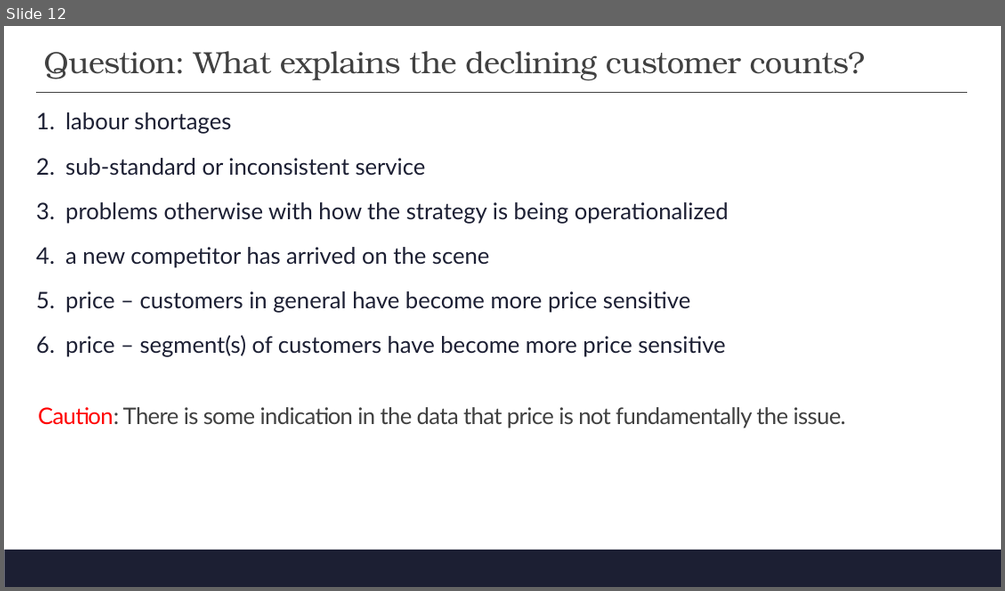
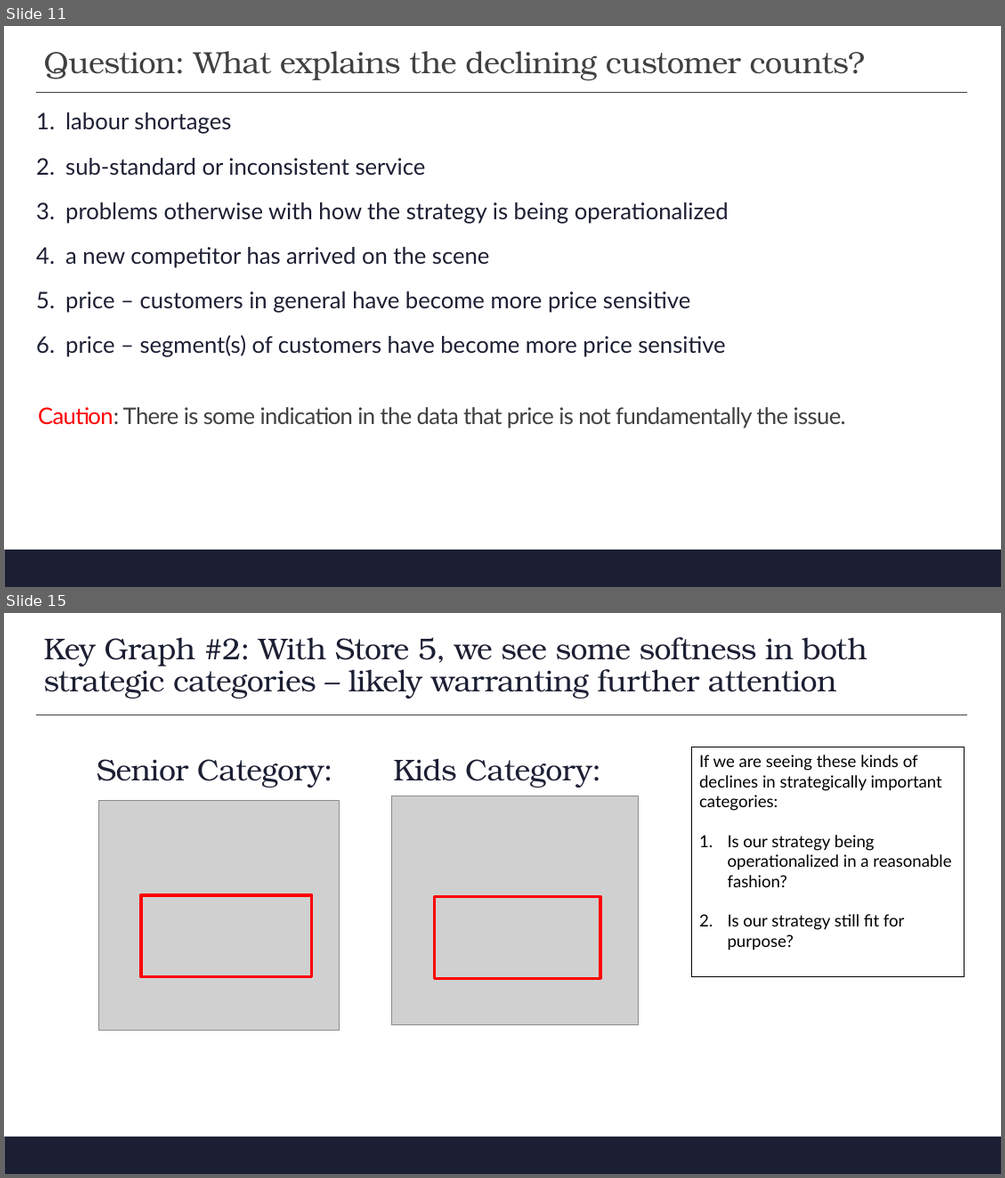
Before and after one commit to dkent287/Restaurant-Pricing, a slide deck: FDRC Deck.pptx. Shown one above the other, each under a label of ours: slide 12 before the commit, slides 11 and 15 after it; the slides between them are not shown. The pictures are 1005x591 and 1005x1178 pixels, drawn with LibreOffice and Linux fonts; fonts in the diff are those of the drawing; grey boxes stand for pictures; background and template pictures are left out. Boxes give left, top, right and bottom in pixels: in the first picture for what was removed or moved away, otherwise in the second. Text is boxed around its words. In the diff, an @@ line names an element or a change of style, - is before the commit and + after.

```diff
--- a/FDRC Deck.pptx
+++ b/FDRC Deck.pptx
@@ slide 15 added at <box>4,613,1001,1174</box>, background #FFFFFF; not listed: 1 template element that a slide beside it also shows @@
@@ title added at <box>44,637,867,698</box>, 29 pt, text #1C1F33 @@
+Key Graph #2: With Store 5, we see some softness in both strategic categories – likely warranting further attention
@@ line added from (36, 715) to (967, 715), #404040 1 pt @@
@@ text added at <box>97,759,333,787</box>, 29 pt, text #1C1F33 @@
+Senior Category:
@@ text added at <box>393,758,601,787</box>, 29 pt, text #1C1F33 @@
+Kids Category:
@@ rectangle added at <box>692,747,964,976</box>, outline #000000 0.75 pt, 16 pt, text #000000 @@
+If we are seeing these kinds of declines in strategically important categories:
+1. Is our strategy being operationalized in a reasonable fashion?
+2. Is our strategy still fit for purpose?
@@ picture added at <box>391,796,639,1026</box> @@
@@ picture added at <box>99,801,339,1030</box> @@
@@ rectangle added at <box>142,895,312,976</box>, outline #FF0000 3 pt @@
@@ rectangle added at <box>435,896,600,978</box>, outline #FF0000 3 pt @@
@@ what was slide 12 is now slide 11 @@
```
Also in this commit, not shown: 12 slides changed, 8 other slides added, 6 slides removed, 2 other files.
